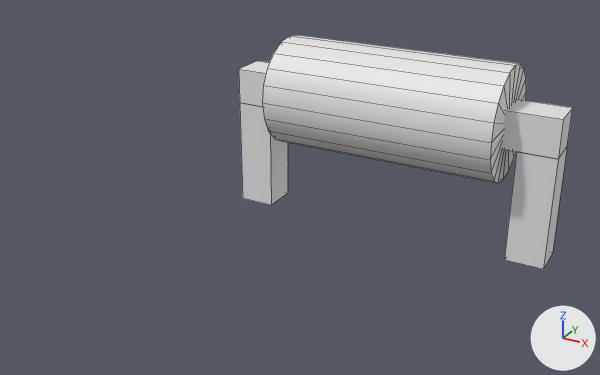
What one commit did to the FBX model StarterKit/StarterKit/StarterKit.Shared/Assets/Wire2.fbx.
One viewpoint serves both versions: a 50 mm lens placed at (0.024, -0.0393, 0.0227), pointed at (0.0065, -0.0074, 0.0068). Arrows for +X, +Y and +Z are at lower right; the lights stay in place. Mesh edges are drawn as thin lines. Where no turn or scale is listed for an object, it has been applied to the vertices.

The first picture shows 'Cube_Node', 'Cube_Node.001', 'Cube_Node.002', 'Cylinder_Node'.
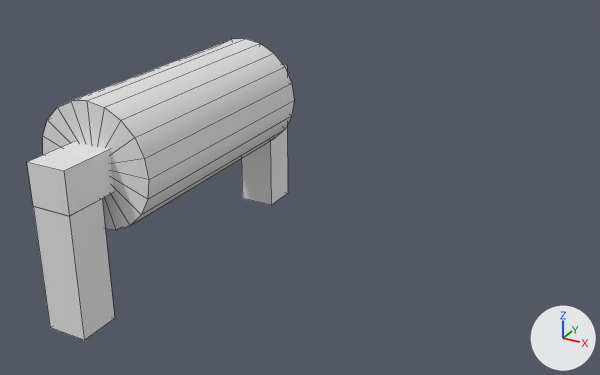
Location of each change, (x1, y1, x2, y2) in pixels of the pictures (600 x 375 px):
'Cylinder_Node', moved, turned
    before: (262, 35, 526, 183)
    after: (43, 39, 294, 230)
'Cube_Node.002', moved
    before: (504, 147, 567, 269)
    after: (33, 199, 115, 340)
'Cube_Node', moved, turned
    before: (239, 61, 573, 159)
    after: (27, 65, 287, 216)

The change, as a diff of the scene's bpy script:
```diff
--- a/StarterKit/StarterKit/StarterKit.Shared/Assets/Wire2.fbx.py
+++ b/StarterKit/StarterKit/StarterKit.Shared/Assets/Wire2.fbx.py
@@ ob_cube_node @@
 ob_cube_node = bpy.data.objects.new('Cube_Node', me_cube)
-ob_cube_node.location = (0.008, 0.0, 0.009)
-ob_cube_node.rotation_euler = (1.571, -1.571, 0.0)  # degrees (90, -90, 0)
+ob_cube_node.location = (0.0, -0.008, 0.009)
+ob_cube_node.rotation_euler = (-3.142, -1.571, 0.0)  # degrees (-180, -90, 0)
 ob_cube_node.scale = (0.001, 0.009, 0.001)
@@ ob_cube_node_002 @@
 ob_cube_node_002 = bpy.data.objects.new('Cube_Node.002', me_cube_002)
-ob_cube_node_002.location = (0.016, 0.0, 0.005)
+ob_cube_node_002.location = (0.0, -0.016, 0.005)
@@ ob_cylinder_node @@
 ob_cylinder_node = bpy.data.objects.new('Cylinder_Node', me_cylinder)
-ob_cylinder_node.location = (0.008, 0.0, 0.009)
-ob_cylinder_node.rotation_euler = (1.571, -1.571, 0.0)  # degrees (90, -90, 0)
+ob_cylinder_node.location = (0.0, -0.008, 0.009)
+ob_cylinder_node.rotation_euler = (-3.142, -1.571, 0.0)  # degrees (-180, -90, 0)
 ob_cylinder_node.scale = (0.003, 0.0025, 0.003)
```
